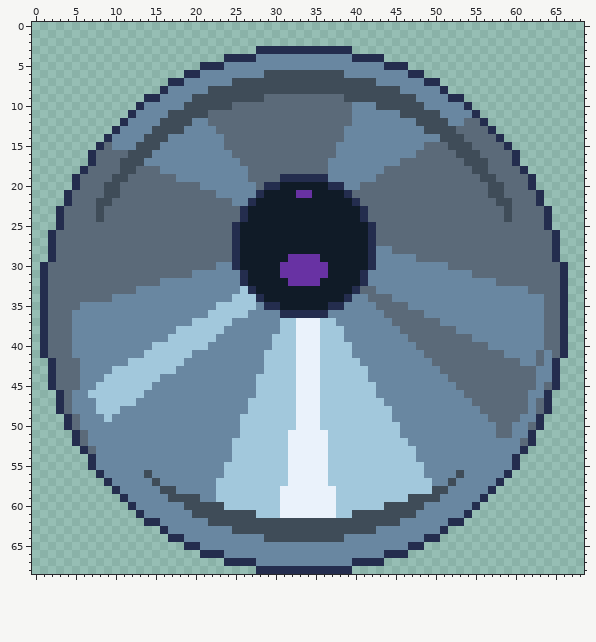
Sprite sheet -- Game/Actors/Pot/Tapa/tapa_3.png. The first picture shows the starting point.
The file is 69x69 pixels. Colours within 5 levels of each other are drawn and written as one.
The result:
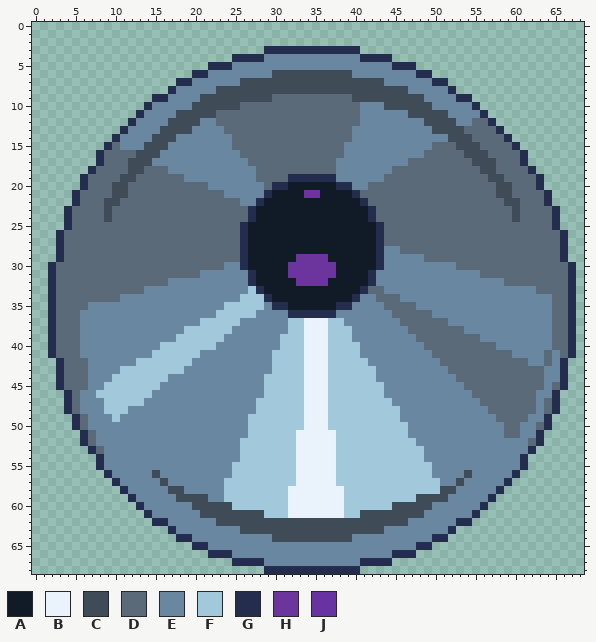
Palette (. is transparent): A #101b27  B #eaf2fb  C #3f4c58  D #5b6a79  E #6987a1  F #a2c8dc  G #242d4e  H #6c349d  J #6832a3
Difference:
Changed rows in their new state; - is an unchanged pixel.
first column x 1:
 3 ---------------------------.-----------G---------------------------
 4 -----------------------.---G-----------E---G-----------------------
 5 --------------------.--G-------------------E--G--------------------
 6 ------------------.-G-------E---------C-------E-G------------------
 7 ----------------.-G-----E-----------------C-----E-G----------------
 8 ---------------.G----E-----------------------C----EG---------------
 9 -------------.-G---E--------C---------D--------C---E-G-------------
10 ------------.G----E-----C--------------D--E-----C----EG------------
11 -----------.G---E----C-----------------D-----E----C---EG-----------
12 ----------.G---E---C-E-----------------D-------E---C-E-DG----------
13 ---------.G---E---C---E---------------D---------E---C---DG---------
14 --------.G---E--C------E--------------D-----------E--C---DG--------
15 -------.GD--E--C-------E-------------D----------E--D--C---DG-------
16 ------.G---D--C---------E------------D---------E----D--C---DG------
17 ------.G--D--C-----------E----------D--------E-------D--C--DG------
18 -----.G---D-C--D----------E---------D------E----------D-C---DG-----
19 ----.G---D-C-----D--------E---D-----G-----E------------D-C---DG----
20 ----.G--D-C---------D------ED-G-----A-G-E---------------D-C--DG----
21 ---.G---D-C-----------D----EG---AHH---AG----------------D-C---DG---
22 ---.G--D-C--------------D-EG-----------AG----------------D-C--DG---
23 --.G---DC----------------DG-------------AG----------------DC---DG--
24 --.G---DC----------------DG-------------AG----------------DC---DG--
25 --.G--------------------DG---------------AG--------------------DG--
26 -.G---------------------DG---------------AG---------------------DG-
27 -.G---------------------DG---------------AG---------------------DG-
28 -.G---------------------DG---------------AG-E-------------------DG-
29 -.G---------------------DG-----AHHHH-----AG----E----------------DG-
30 .G--------------------D-EG----AHHHHHH----AG--------E-------------DG
31 .G-----------------D-----EG---AHHHHHH---AG------------E----------DG
32 .G-------------D---------EG----AHHHH----AG---------------E-------DG
33 .G----------D------------EFG-----------AG-D------------------E---DG
34 .G-------D--------------E--FG---------AG-E--D------------------E-DG
35 .G---D----------------E----FE-G-----A-G---E---D----------------E-DG
36 .G--D----------------E----F---E-----G------E----D--------------E-DG
37 .G--D--------------E----F-----E-F--B-F------E-----D------------E-DG
38 .G--D------------E-----F------E-F--B--F------E------D----------E-DG
39 .G--D-----------E-----F------E--F--B--F-------E-------D--------E-DG
40 .G--D---------E------F-------E--F--B---F-------E--------D------E-DG
41 .G--D--------E-----F--------E---F--B---F--------E---------D---EDEDG
42 -.G--D-----E------F---------E---F--B----F--------E----------D-EDEG-
43 -.G--D---E-------F----------E---F--B-----F--------E-----------D-EG-
44 -.G--D--E------F-----------E----F--B-----F---------E----------D-EG-
45 -.G--D-E------F------------E----F--B------F---------E---------DEDG-
46 --.GD-E------F-------------E----F--B------F----------E-------D-EG--
47 --.GD--E----F-------------E-----F--B-------F----------E------DEDG--
48 --.GD--E--F---------------E-----F--B--------F----------E-----DEDG--
49 ---.GD--EF---------------E------F--B--------F-----------E---D-EG---
50 ---.GD-------------------E------F--B---------F-----------E-D-EDG---
51 ----.GD------------------E-----F----B--------F-----------E-D-EG----
52 ----.GD-----------------E------F----B---------F-------------EDG----
53 -----.GD----------------E------F----B----------F------------EG-----
54 ------.G----------------E------F----B----------F-----------EG------
55 ------.G---------------E-------F----B-----------F----------EG------
56 -------.G----EC--------E-------F----B-----------F---EC----EG-------
57 --------.G----EC------E--------F----B------------F-EC----EG--------
58 ---------.G----E-C----E-------F------B-----------F-C----EG---------
59 ----------.G----E---C-E-------F------B--------F---C----EG----------
60 -----------.G-----E----C------F------B-----F----C-----EG-----------
61 ------------.G-----E-------C--F------B-F-------C-----EG------------
62 -------------.-G-----E-----------------------C-----E-G-------------
63 ---------------.G-------E-----------------C-------EG---------------
64 ----------------.-G---------E---------C---------E-G----------------
65 ------------------.-G-------------------------E-G------------------
66 --------------------.--G-------------------E--G--------------------
67 -----------------------.---G-----------E---G-----------------------
68 ---------------------------.-----------G---------------------------
